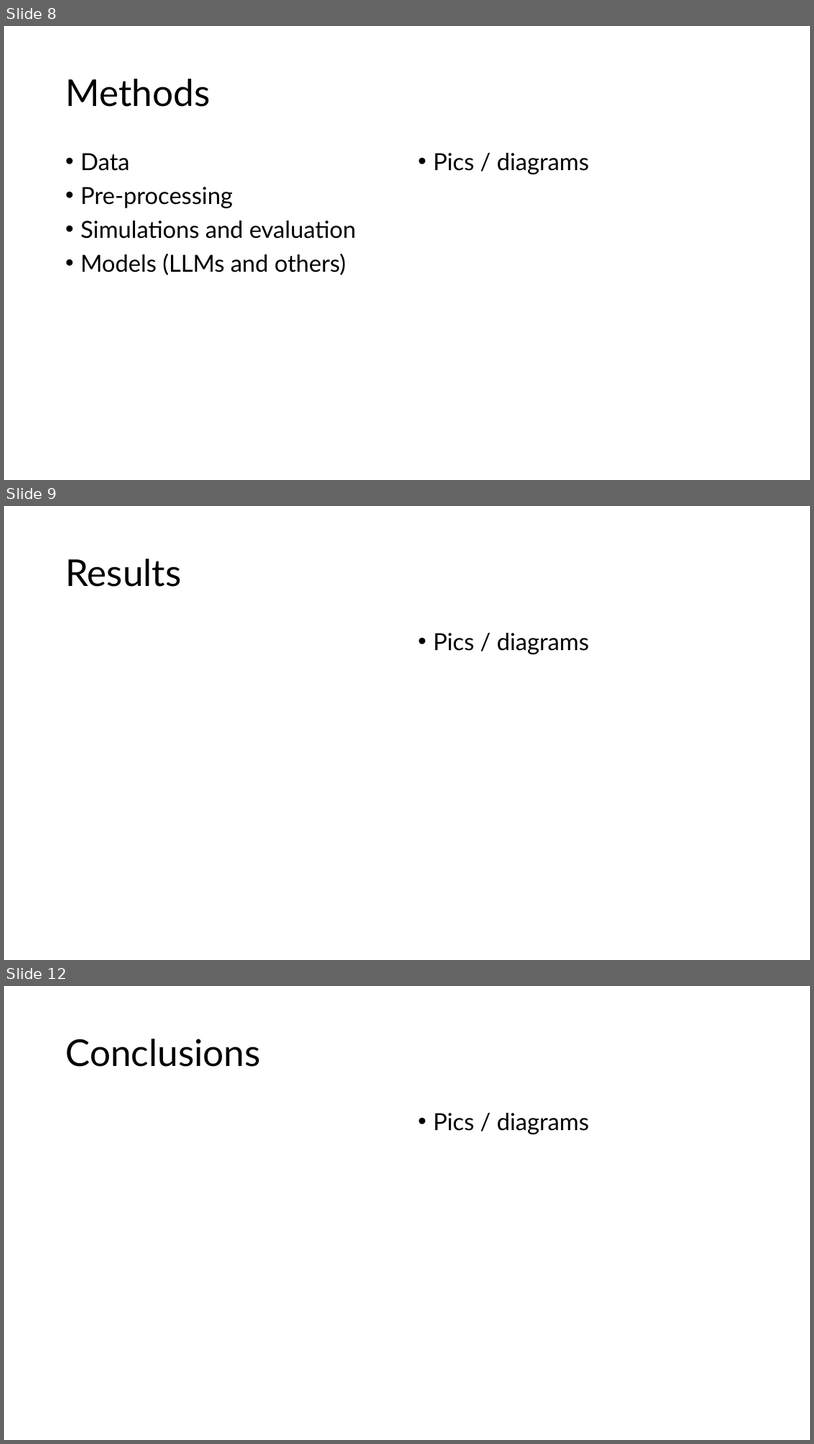
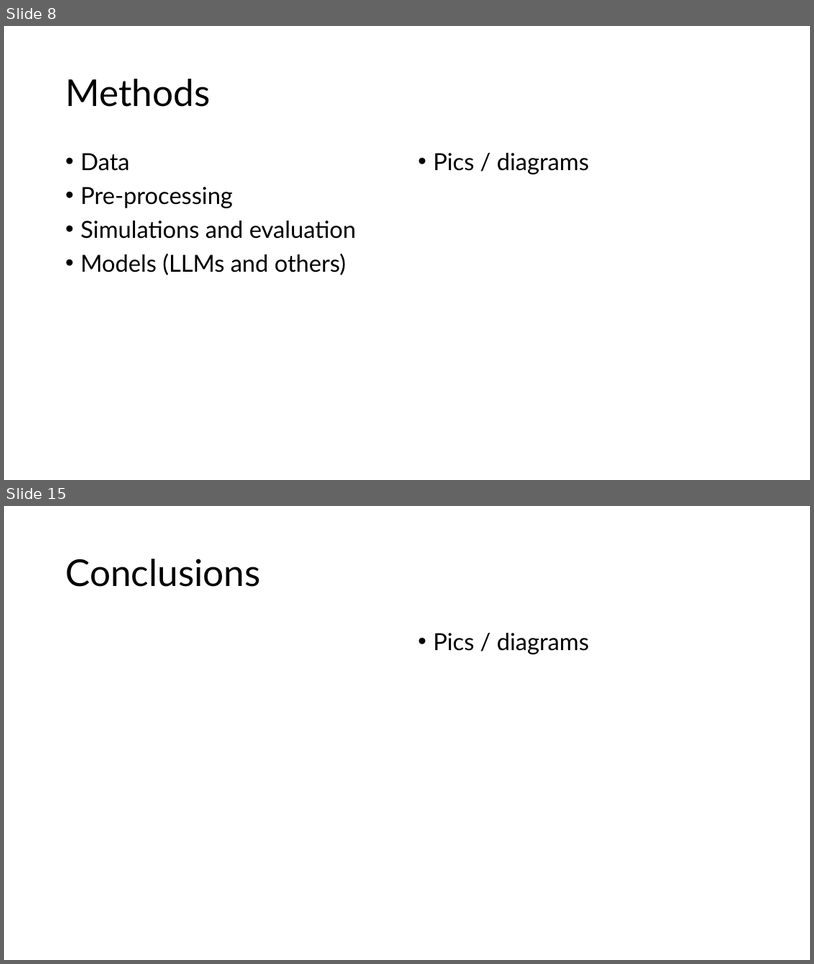
Before and after one commit to dianashams/NLP_sample_size_simulation_study, a slide deck: Determinants of the training corpus size for clinical.pptx. Shown one above the other, each under a label of ours: slides 8, 9 and 12 before the commit, slides 8 and 15 after it; the slides between them are not shown. The pictures are 814x1444 and 814x964 pixels, drawn with LibreOffice and Linux fonts; fonts in the diff are those of the drawing. Boxes give left, top, right and bottom in pixels: in the first picture for what was removed or moved away, otherwise in the second. Text is boxed around its words. In the diff, an @@ line names an element or a change of style, - is before the commit and + after.

```diff
--- a/Determinants of the training corpus size for clinical.pptx
+++ b/Determinants of the training corpus size for clinical.pptx
@@ slide 9 removed at (x1=4, y1=506, x2=810, y2=960), background #FFFFFF @@
@@ title removed at (x1=65, y1=559, x2=181, y2=587) @@
-Results
@@ text removed at (x1=433, y1=633, x2=589, y2=654) @@
-• Pics / diagrams
@@ what was slide 12 is now slide 15 @@
```
Also in this commit, not shown: 2 slides changed, 4 slides added.
